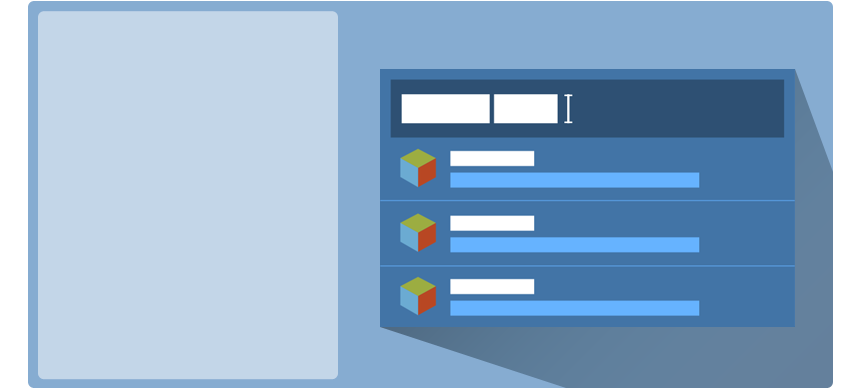
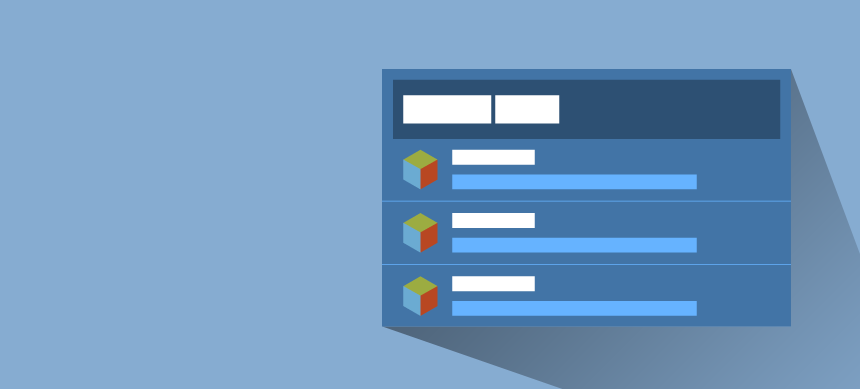
Before/after of a (860, 389) layered artwork. What changed in the layer stack:
painted on "Modal" over (x1=380, y1=69, x2=795, y2=327)
"Shadow": blend normal → multiply, painted on it over (x1=380, y1=69, x2=860, y2=389)
showed "Background" over (x1=0, y1=0, x2=860, y2=389)
